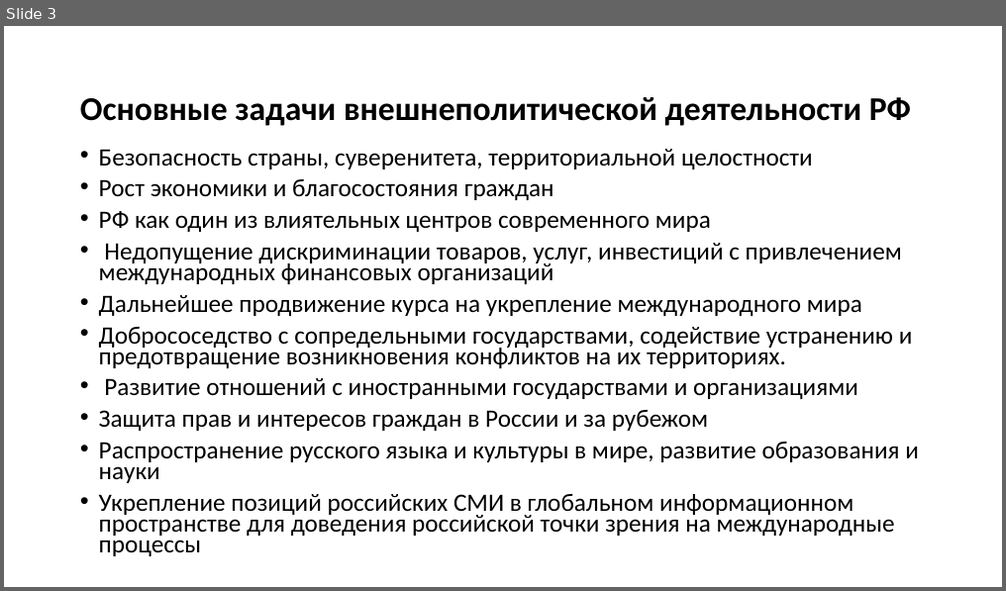
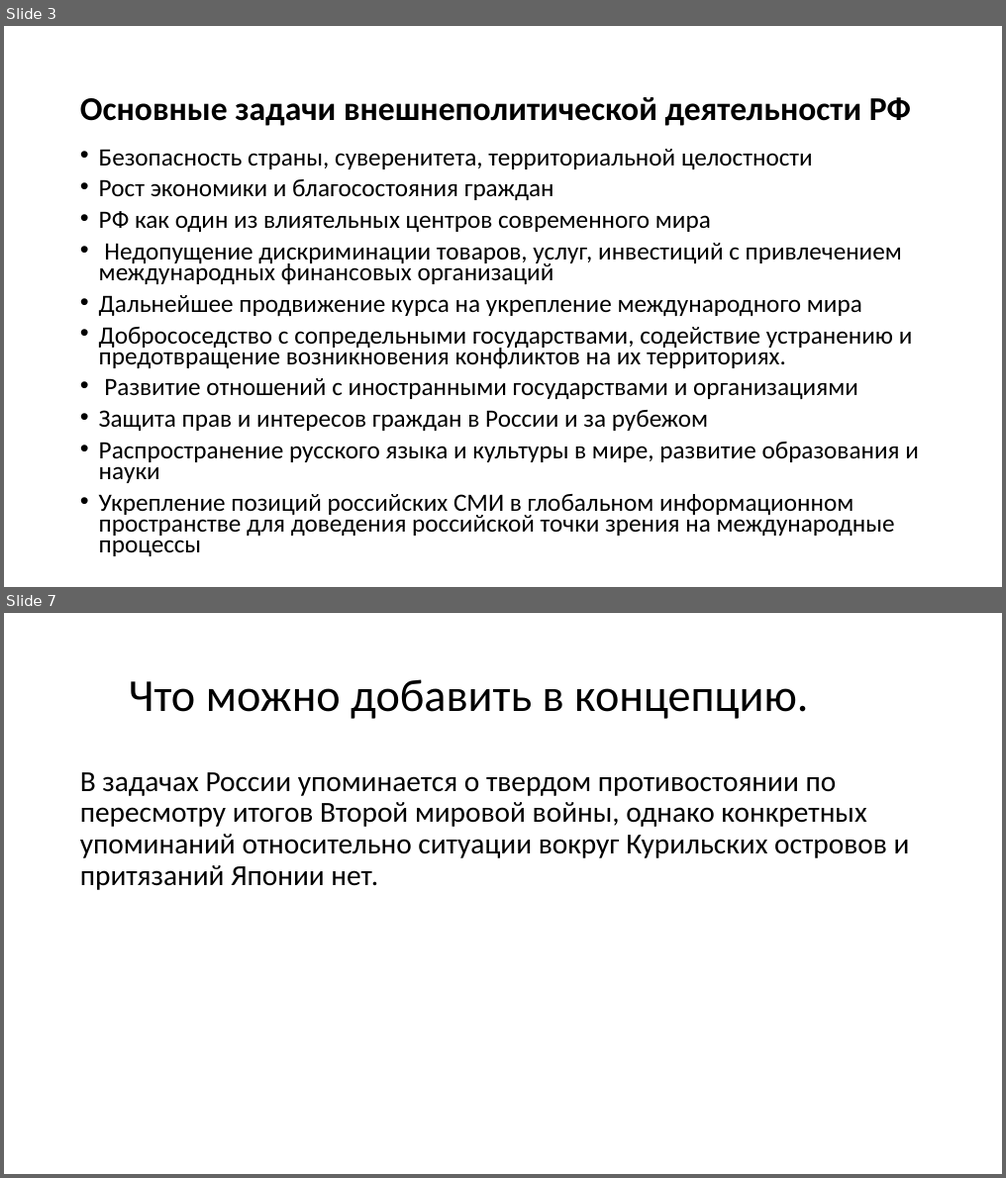
Before and after one commit to MrMorello/My_python_repo, a slide deck: КОНЦЕПЦИЯ.pptx. Shown one above the other, each under a label of ours: slide 3 before the commit, slides 3 and 7 after it; the slides between them are not shown. The pictures are 1006x591 and 1006x1178 pixels, drawn with LibreOffice and Linux fonts; fonts in the diff are those of the drawing. Boxes give left, top, right and bottom in pixels: in the first picture for what was removed or moved away, otherwise in the second. Text is boxed around its words. In the diff, an @@ line names an element or a change of style, - is before the commit and + after.

```diff
--- a/КОНЦЕПЦИЯ.pptx
+++ b/КОНЦЕПЦИЯ.pptx
@@ slide 7 added at [4,613,1002,1174], background #FFFFFF @@
@@ title added at [129,679,808,719], 44 pt, text #000000 @@
+Что можно добавить в концепцию.
@@ text added at [80,772,910,890], 28 pt, text #000000 @@
+В задачах России упоминается о твердом противостоянии по пересмотру итогов Второй мировой войны, однако конкретных упоминаний относительно ситуации вокруг Курильских островов и притязаний Японии нет.
```
Also in this commit, not shown: 3 other slides added, 1 slide removed.
